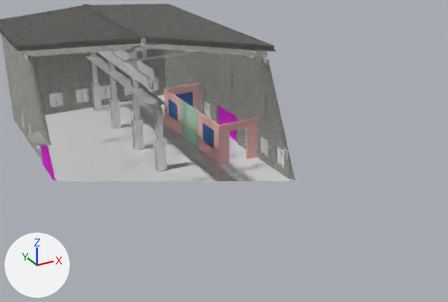
What one commit did to the FBX model 数控机床/Assets/房子/房子.FBX.
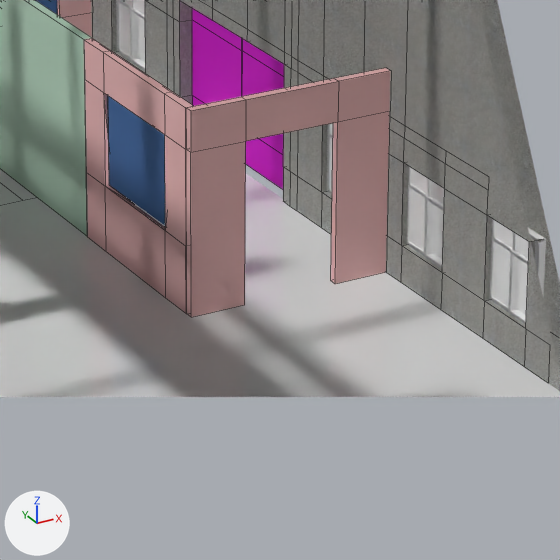
Old and new are each drawn from a 50 mm camera at (-0.834, -1.667, 0.913) aimed at (0.169, 0.158, 0.0) and again close up on the part from 41% to 65% of the width and 35% to 70% of the height. Arrows for +X, +Y and +Z are at lower left; the lights stay in place. The close-ups show mesh edges as thin lines. Everything nearer to the camera than a plane just in front of the edit is cut away. Where no turn or scale is listed for an object, it has been applied to the vertices.

The first close-up shows '地板', '墙体和屋顶', '窗户', '衣帽间'.
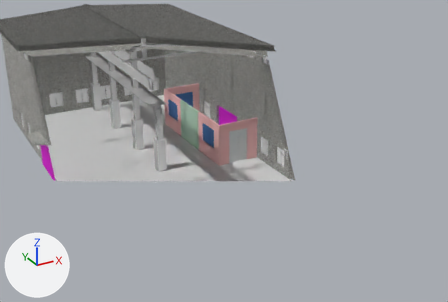
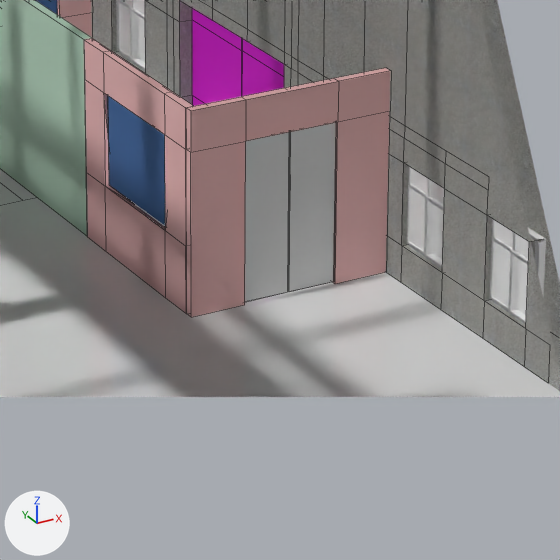
What differs and where, as boxes (x1, y1, x2, y2) in the close-ups (560 x 560 px):
'door1', added: after (289, 123, 336, 292)
'door2', added: after (245, 132, 290, 302)

Edits to the bpy script that builds the scene:
```text
Add me_mesh_007:
    me_mesh_007.from_pydata(...)  # a box spanning x -0.0188..0.0188, y -0.0003..0.0003, z 0.0..0.1245
Add ob_door2:
    ob_door2 = bpy.data.objects.new('door2', me_mesh_007)
    ob_door2.location = (0.199, 0.1406, -0.0428)
Add ob_door1:
    ob_door1 = bpy.data.objects.new('door1', me_mesh_007.copy())
    ob_door1.location = (0.2372, 0.1406, -0.0428)
```
